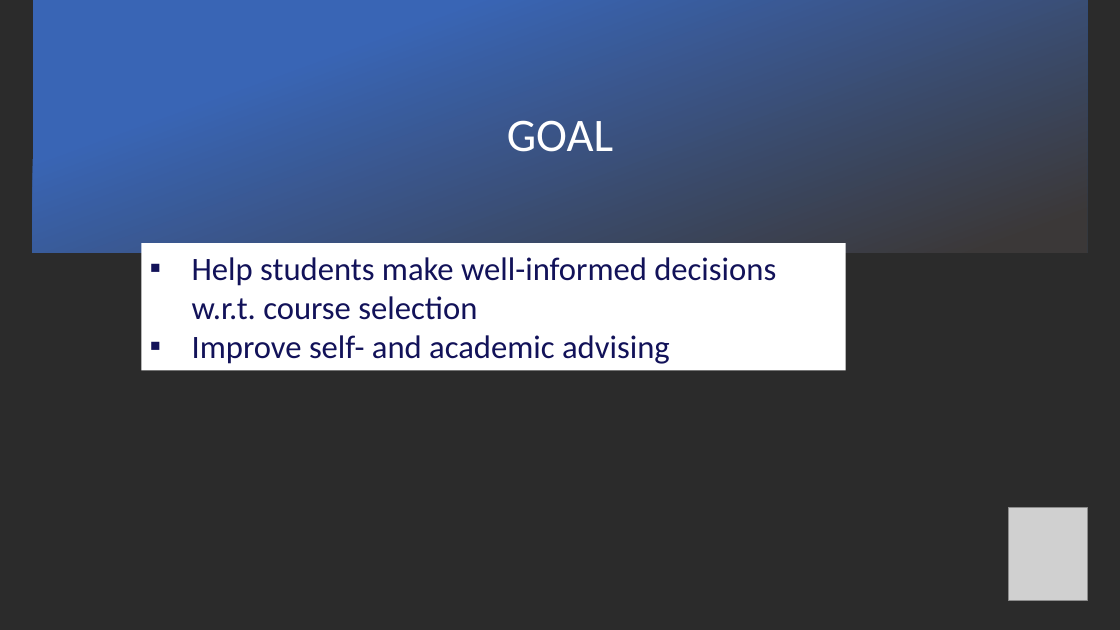
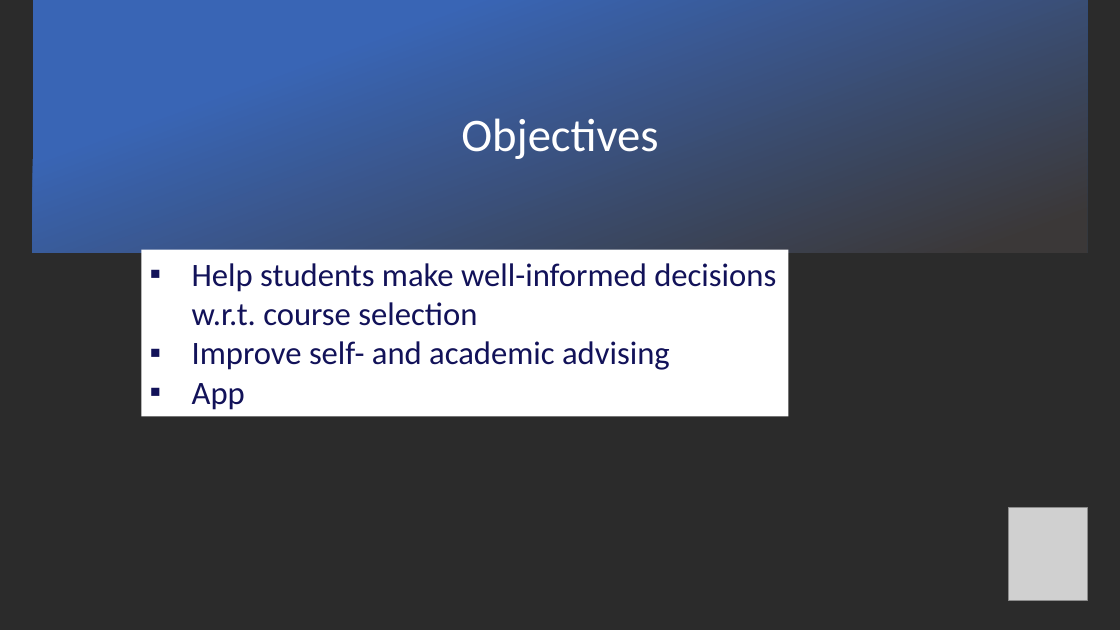
Before and after one commit to DARS-UM/DARS, a slide deck: slide 6 of Output/Communication Material/most recent version.pptx. Drawn at 1120x630 pixels with LibreOffice and Linux fonts; fonts in the diff are those of the drawing; grey boxes stand for pictures; background and template pictures are left out; a plain dark background stands for a picture behind light text. Boxes give left, top, right and bottom in pixels: in the first picture for what was removed or moved away, otherwise in the second. Text is boxed around its words. In the diff, an @@ line names an element or a change of style, - is before the commit and + after.

```diff
--- a/Output/Communication Material/most recent version.pptx
+++ b/Output/Communication Material/most recent version.pptx
@@ title at (x1=461, y1=118, x2=658, y2=159): text changed @@
-GOAL
+Objectives
@@ rectangle "Help students make well-informed decisions ..." resized from (x1=141, y1=244, x2=845, y2=371) to (x1=141, y1=250, x2=788, y2=417) @@
@@ text in rectangle at (x1=192, y1=383, x2=245, y2=410): paragraph added @@
+▪ App
```
Also in this commit, not shown: 6 other slides changed, 1 slide added, 1 slide removed, 6 other files.
